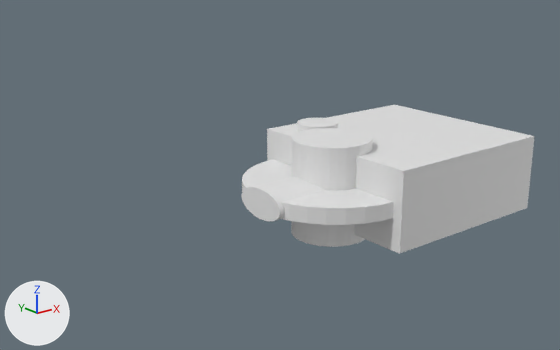
The Blender file flower_bottle_support.blend as it was, and as the next commit left it.
Rendered twice from a camera (50 mm lens) standing at (-253.0, -276.0, 122.0) and looking at (-2.0, 39.0, -4.0). Lighting does not change. The marker at lower left points along +X, +Y and +Z. The same objects are shown in both versions, whatever each file hides.

Before the edit, the objects in view are built like this:
```python
me_cube = bpy.data.meshes.new('Cube')
me_cube.from_pydata(...)  # a box spanning x -1.0..1.0, y -1.0..1.0, z -1.0..1.0
me_cylinder_001 = bpy.data.meshes.new('Cylinder.001')
me_cylinder_001.from_pydata(...)  # 128 vertices, 68 faces; spans x -1.0..1.0, y -1.0..1.0, z -1.0..1.0
me_cylinder_002 = bpy.data.meshes.new('Cylinder.002')
me_cylinder_002.from_pydata(...)  # a 32-sided cylinder along z spanning x -1.0..1.0, y -1.0..1.0, z -1.0..1.0
me_cylinder_004 = bpy.data.meshes.new('Cylinder.004')
me_cylinder_004.from_pydata(...)  # 80 vertices, 43 faces; spans x -1.0..1.0, y -1.0..1.0, z -1.0..0.42
me_cylinder_006 = bpy.data.meshes.new('Cylinder.006')
me_cylinder_006.from_pydata(...)  # a 32-sided cylinder along z spanning x -1.0..1.0, y -1.0..1.0, z -1.0..1.0
ob_cube = bpy.data.objects.new('Cube', me_cube)
ob_cube.location = (48.0, 0.0, 0.0)
ob_cube.scale = (50.0, 50.0, 20.0)
ob_cutter = bpy.data.objects.new('cutter', me_cylinder_001)
ob_cutter.location = (0.0, 0.0, 0.0)
ob_cutter.scale = (45.0, 45.0, 4.0)
ob_cylinder = bpy.data.objects.new('Cylinder', me_cylinder_002)
ob_cylinder.location = (0.0, 0.0, 0.0)
ob_cylinder.scale = (20.0, 20.0, 25.0)
ob_post_hole_cutter = bpy.data.objects.new('post hole cutter', me_cylinder_004)
ob_post_hole_cutter.location = (-22.5, 0.0, 0.0)
ob_post_hole_cutter.rotation_euler = (0.0, 1.571, 0.0)  # degrees (0, 90, 0)
ob_post_hole_cutter.scale = (7.5, 15.0, 22.5)
ob_vial = bpy.data.objects.new('vial', me_cylinder_006)
ob_vial.location = (16.0, 29.0, 0.0)
ob_vial.scale = (11.0, 11.0, 25.0)
```
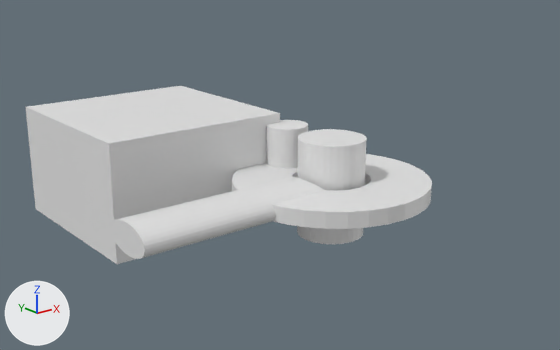
Commit message: flower bottle support v3

Location of each change, (x1, y1, x2, y2) in pixels of the pictures (560 x 350 px):
'Cube', moved, rescaled (20% taller)
    before: (267, 105, 535, 253)
    after: (26, 86, 280, 264)
'cutter', rescaled
    before: (242, 159, 394, 225)
    after: (232, 154, 432, 229)
'post hole cutter', reshaped (159% wider, 84% taller)
    before: (242, 177, 324, 221)
    after: (110, 177, 324, 259)
'Cylinder', rescaled (14% narrower)
    before: (291, 128, 373, 247)
    after: (297, 129, 367, 244)
'vial', moved
    before: (297, 118, 338, 132)
    after: (267, 120, 308, 169)
part 1 of me_cylinder_004, built on
    before: (242, 187, 280, 221)
    after: (110, 187, 277, 259)

The change, as a diff of the scene's bpy script:
```diff
--- a/flower_bottle_support.blend.py
+++ b/flower_bottle_support.blend.py
@@ me_cylinder_004 @@
 # used by ob_post_hole_cutter; location = (-22.5, 0.0, 0.0); rotation_euler = (0.0, 1.571, 0.0), in degrees (0, 90, 0); scale = (7.5, 15.0, 22.5)
-me_cylinder_004.from_pydata(...)  # 80 vertices, 43 faces; spans x -1.0..1.0, y -1.0..1.0, z -1.0..0.42
+me_cylinder_004.from_pydata(...)  # 112 vertices, 75 faces; spans x -1.0..1.0, y -1.0..1.0, z -4.1..0.42
+# me_cylinder_004 part 1
+# 1 face is deleted
+# 32 new vertices lie (0.0, 0.0, -3.1) away from vertices in x -1.0..1.0, y -1.0..1.0, z -1.0
+# 33 new faces join them
@@ ob_cutter @@
 ob_cutter.location = (0.0, 0.0, 0.0)
-ob_cutter.scale = (45.0, 45.0, 4.0)
+ob_cutter.scale = (50.0, 50.0, 4.0)
@@ ob_cylinder @@
 ob_cylinder.location = (0.0, 0.0, 0.0)
-ob_cylinder.scale = (20.0, 20.0, 25.0)
+ob_cylinder.scale = (17.0, 17.0, 25.0)
@@ ob_cube @@
 ob_cube = bpy.data.objects.new('Cube', me_cube)
-ob_cube.location = (48.0, 0.0, 0.0)
-ob_cube.scale = (50.0, 50.0, 20.0)
+ob_cube.location = (-50.0, 91.5, 0.0)
+ob_cube.scale = (50.0, 50.0, 30.0)
@@ ob_vial @@
 ob_vial = bpy.data.objects.new('vial', me_cylinder_006)
-ob_vial.location = (16.0, 29.0, 0.0)
+ob_vial.location = (0.0, 35.0, 0.0)
 ob_vial.scale = (11.0, 11.0, 25.0)
```
